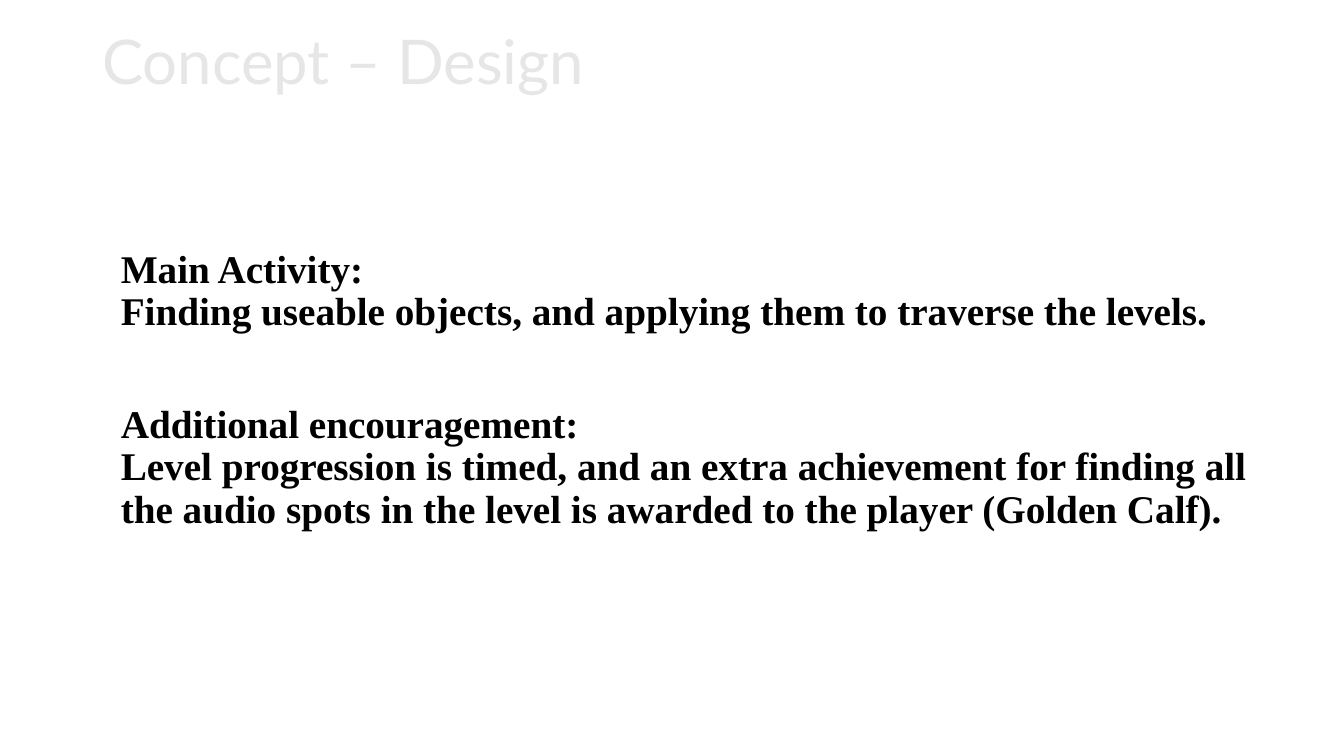
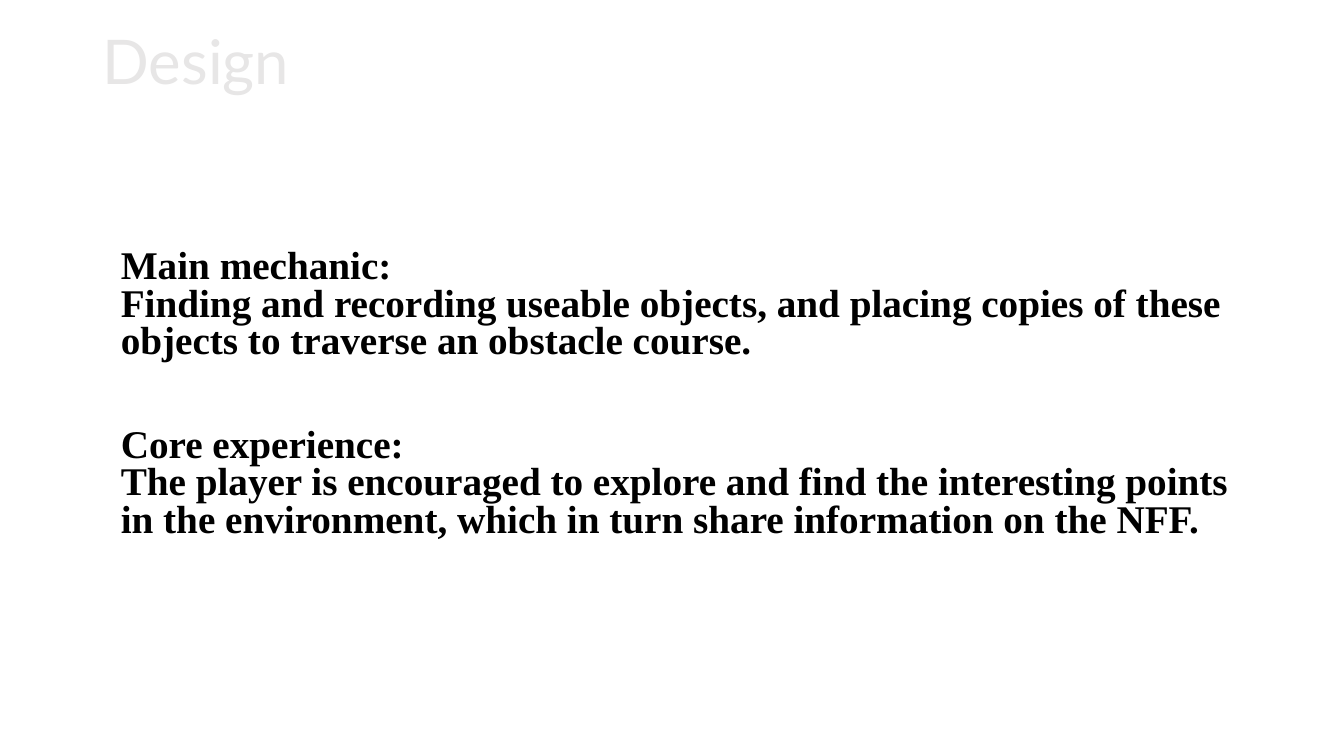
Before and after one commit to RoofTurkey/SGD15, a slide deck: slide 5 of BUSINESS/Completion_Presentation_V1.0.pptx (slide 6 before the commit). Drawn at 1344x756 pixels with LibreOffice and Linux fonts; fonts in the diff are those of the drawing; background and template pictures are left out. Boxes give left, top, right and bottom in pixels: in the first picture for what was removed or moved away, otherwise in the second. Text is boxed around its words. In the diff, an @@ line names an element or a change of style, - is before the commit and + after.

```diff
--- a/BUSINESS/Completion_Presentation_V1.0.pptx
+++ b/BUSINESS/Completion_Presentation_V1.0.pptx
@@ title at (93,17,1252,112): text changed @@
-Concept – Design
+Design
@@ text at (121,251,1227,539): text changed @@
-Main Activity:
-Finding useable objects, and applying them to traverse the levels.
-Additional encouragement:
-Level progression is timed, and an extra achievement for finding all the audio spots in the level is awarded to the player (Golden Calf).
+Main mechanic:
+Finding and recording useable objects, and placing copies of these objects to traverse an obstacle course.
+Core experience:
+The player is encouraged to explore and find the interesting points in the environment, which in turn share information on the NFF.
```
Also in this commit, not shown: 6 other slides changed, 1 slide added, 3 slides removed.
